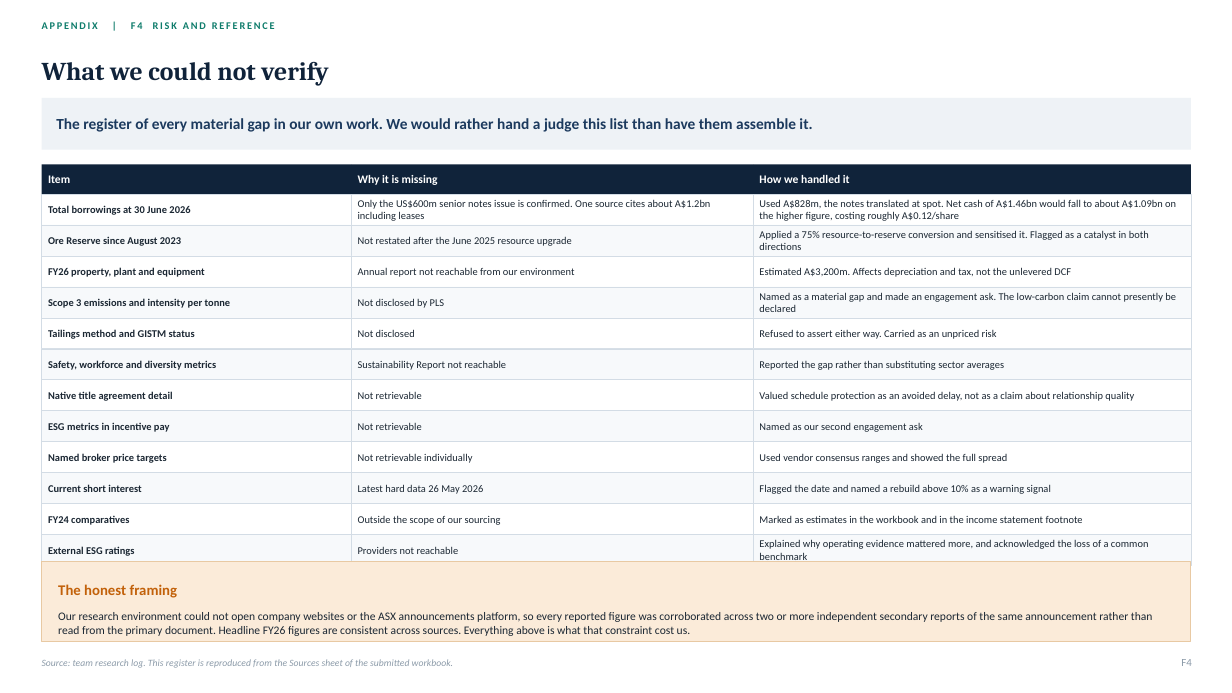
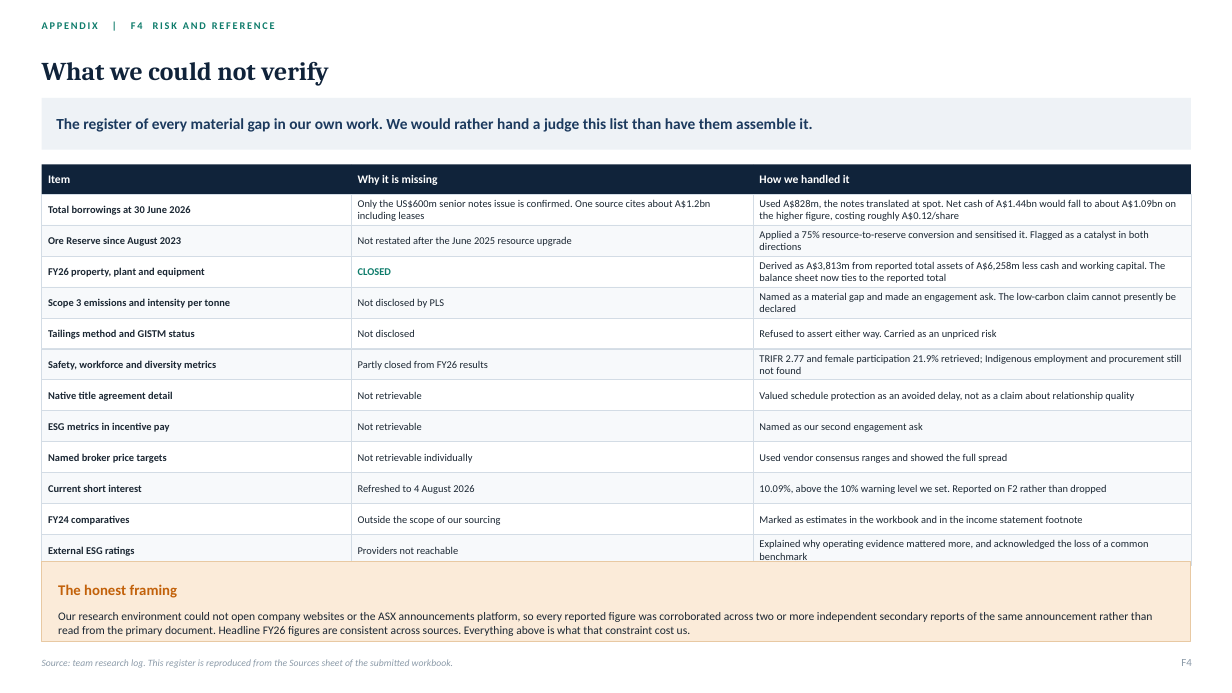
Before and after one commit to SportsSwap/for-claude, a slide deck: slide 78 of deck/PLS_Group_FMAA_2026.pptx. Drawn at 1232x693 pixels with LibreOffice and Linux fonts; fonts in the diff are those of the drawing. Boxes give left, top, right and bottom in pixels: in the first picture for what was removed or moved away, otherwise in the second. Text is boxed around its words. In the diff, an @@ line names an element or a change of style, - is before the commit and + after.

```diff
--- a/deck/PLS_Group_FMAA_2026.pptx
+++ b/deck/PLS_Group_FMAA_2026.pptx
@@ text at (759, 199, 1176, 221): text changed @@
-Used A$828m, the notes translated at spot. Net cash of A$1.46bn would fall to about A$1.09bn on the higher figure, costing roughly A$0.12/share
+Used A$828m, the notes translated at spot. Net cash of A$1.44bn would fall to about A$1.09bn on the higher figure, costing roughly A$0.12/share
@@ text at (358, 268, 391, 275): text changed; text colour #1B2733 to #0E7C6B; bold on @@
-Annual report not reachable from our environment
+CLOSED
@@ text at (759, 261, 1165, 283): text changed @@
-Estimated A$3,200m. Affects depreciation and tax, not the unlevered DCF
+Derived as A$3,813m from reported total assets of A$6,258m less cash and working capital. The balance sheet now ties to the reported total
@@ text at (759, 354, 1182, 374): text changed @@
-Reported the gap rather than substituting sector averages
+TRIFR 2.77 and female participation 21.9% retrieved; Indigenous employment and procurement still not found
@@ text at (358, 361, 488, 370): text changed @@
-Sustainability Report not reachable
+Partly closed from FY26 results
@@ text at (358, 485, 474, 494): text changed @@
-Latest hard data 26 May 2026
+Refreshed to 4 August 2026
@@ text at (759, 484, 1106, 494): text changed @@
-Flagged the date and named a rebuild above 10% as a warning signal
+10.09%, above the 10% warning level we set. Reported on F2 rather than dropped
```
Also in this commit, not shown: 29 other slides changed, 19 other files.
